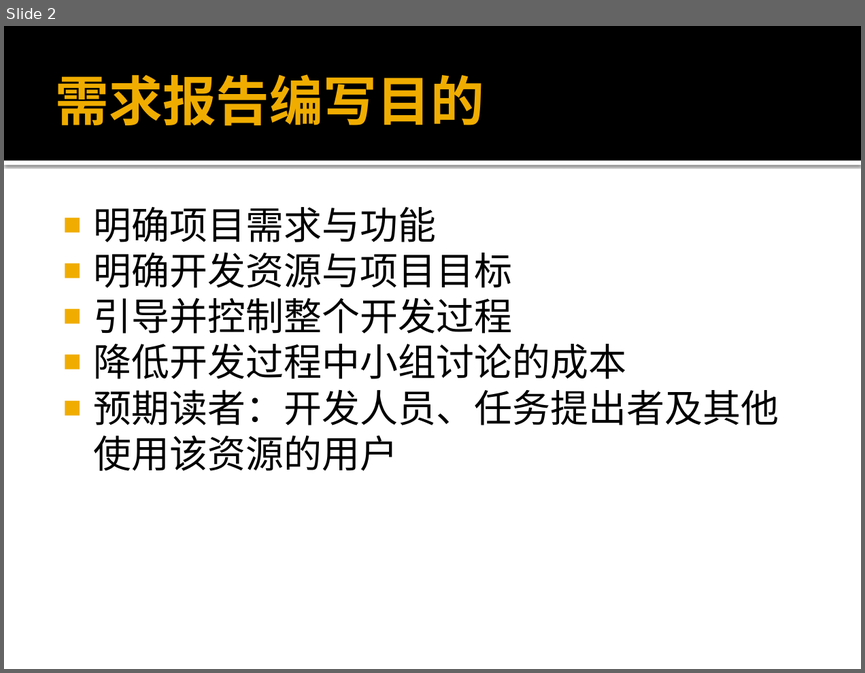
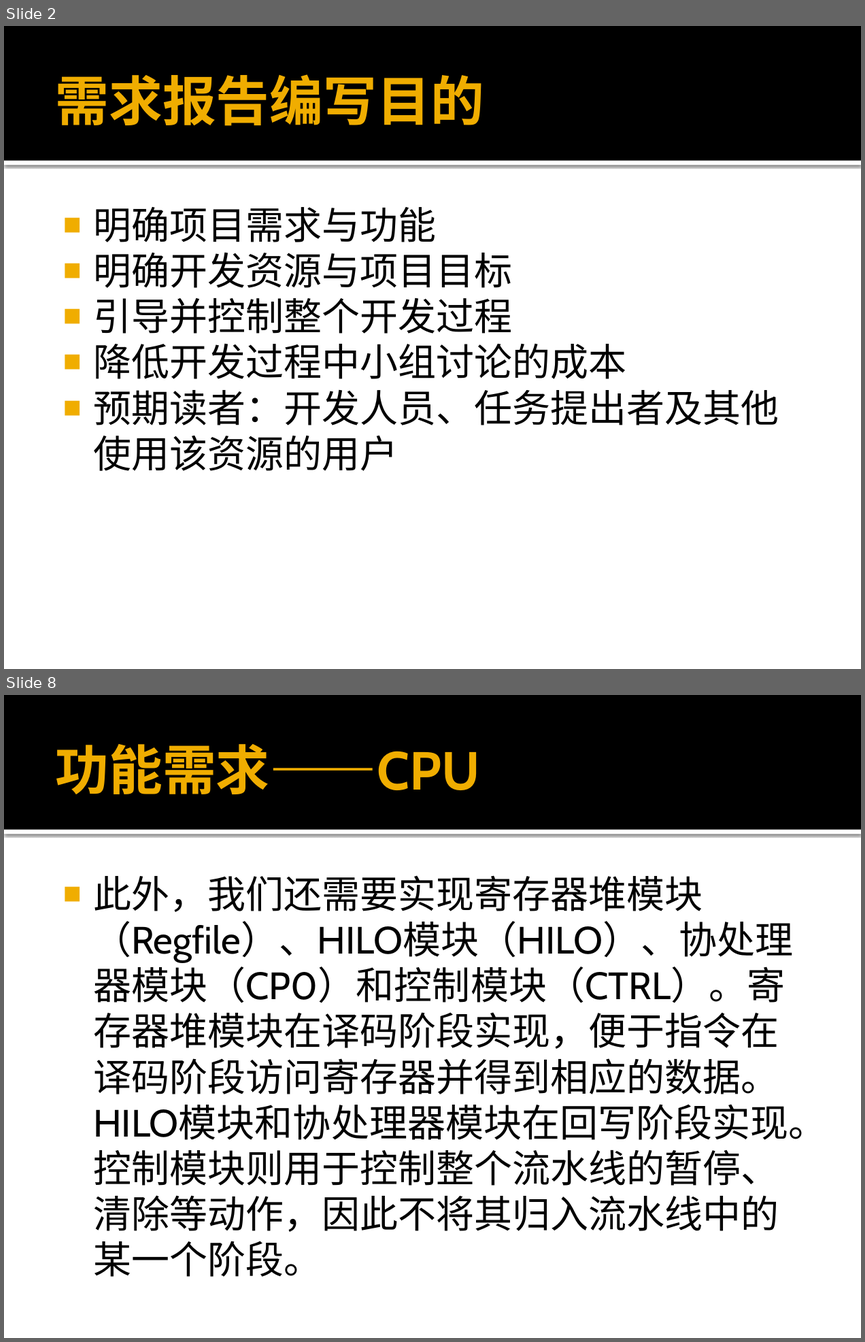
Before and after one commit to xwj95/Atom, a slide deck: report/requirement/32位MIPS综合实验项目需求分析.pptx. Shown one above the other, each under a label of ours: slide 2 before the commit, slides 2 and 8 after it; the slides between them are not shown. The pictures are 865x673 and 865x1342 pixels, drawn with LibreOffice and Linux fonts; fonts in the diff are those of the drawing. Boxes give left, top, right and bottom in pixels: in the first picture for what was removed or moved away, otherwise in the second. Text is boxed around its words. In the diff, an @@ line names an element or a change of style, - is before the commit and + after.

Commit message:
需求分析PPT第一稿

```diff
--- a/report/requirement/32位MIPS综合实验项目需求分析.pptx
+++ b/report/requirement/32位MIPS综合实验项目需求分析.pptx
@@ slide 8 added at (4,695,861,1338), background #FFFFFF; not listed: 2 template elements that a slide beside it also shows @@
@@ title added at (56,744,480,794), 45 pt, text #F0AD00, bold @@
+功能需求——CPU
@@ text added at (93,875,826,1276), 32 pt, text #000000 @@
+■ 此外，我们还需要实现寄存器堆模块（Regfile）、HILO模块（HILO）、协处理器模块（CP0）和控制模块（CTRL）。寄存器堆模块在译码阶段实现，便于指令在译码阶段访问寄存器并得到相应的数据。HILO模块和协处理器模块在回写阶段实现。控制模块则用于控制整个流水线的暂停、清除等动作，因此不将其归入流水线中的某一个阶段。
```
Also in this commit, not shown: 21 slides changed, 21 other slides added, 1 slide removed.
